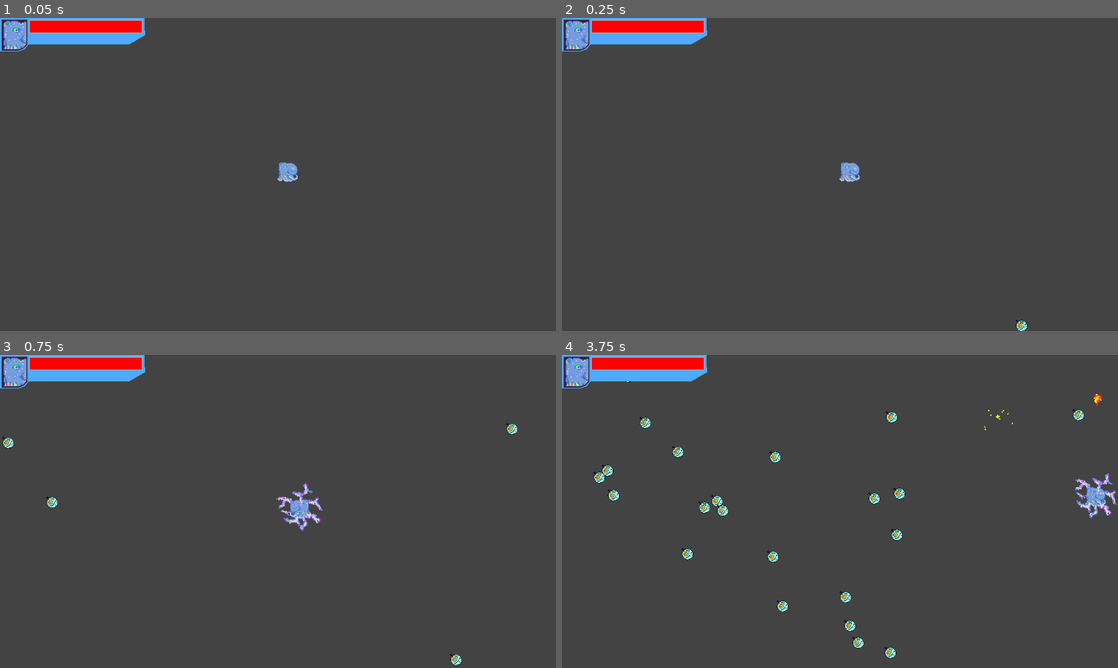
Above: before the commit, frames 1-4 (two rows, left to right).
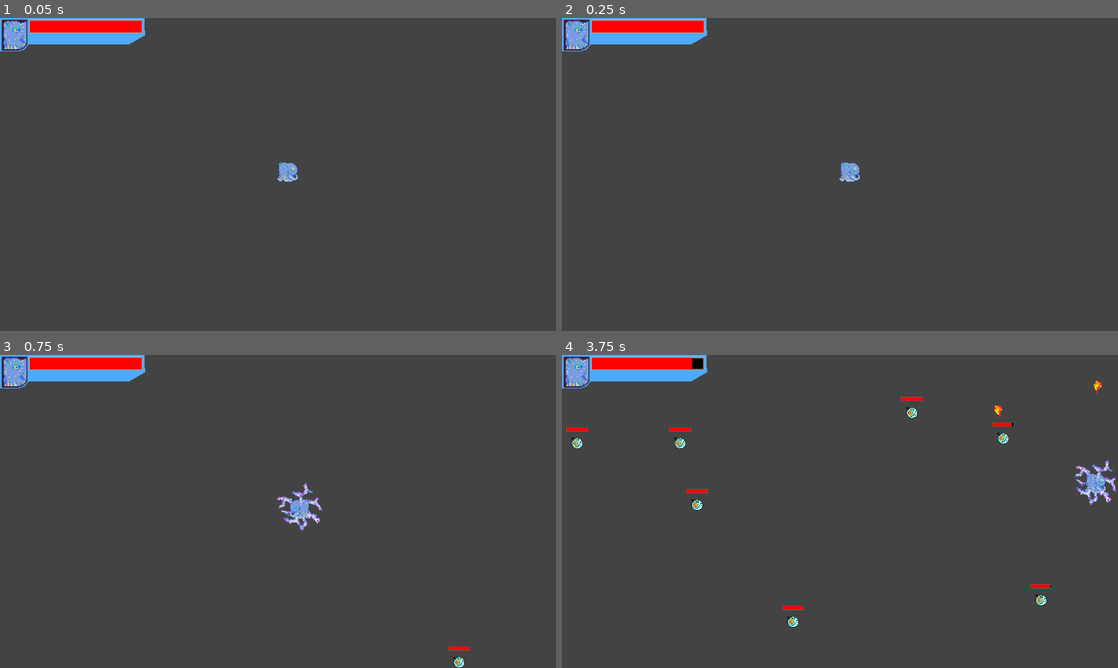
Above: after the commit, the same moments.

Repository: Igonorant/perfect-form
Game: Godot game, scene res://arenas/arena.tscn
The game is run twice, just before and just after one commit, with the same random seed, the same clock (stepped at 60 frames per second) and the same inputs.
Inputs:
- Up to frame 1 (0.05 s): no input
- Up to frame 2 (0.25 s): no input
- Up to frame 3 (0.75 s): hold Right (move_right) from 0.53 s (still down); tap E (atk_e) at 0.6 s
- Up to frame 4 (3.75 s): release Right (move_right) at 1.28 s; hold Down (move_down) 1.28-2.03 s; tap one key every 0.75 s from 1.35 s: Q (atk_q) R (atk_r) W (atk_w) E (atk_e); hold Right (move_right) 2.03-2.78 s; hold Up (move_up) 2.78-3.53 s; hold Left (move_left) from 3.53 s (still down)

Frame 1 is identical in both runs. In frame 2, less than 0.1% of the frame differs, in the area x 81-84%, y 96-100%; in frame 3, 0.3%; in frame 4, 2.9%, in the area x 0-100%, y 0-97%.

Commit message:
Improved collision layers!

Diff:
--- a/arenas/arena.gd
+++ b/arenas/arena.gd
@@ -12,7 +12,6 @@
 
     # Making enemy follow the player
     enemy.set_target(player)
-    enemy.get_hurt_box().connect_damage_handler(_handle_hurt)
 
     # Ensure a minimum distance of ~450 pixels from the player
     var distance_from_player_squared = pow(450, 2.0)
@@ -23,7 +22,3 @@
 
     # Spawn the enemy
     add_child(enemy)
-
-func _handle_hurt(body: Node2D, damage: float):
-    if (body == player):
-        player.take_damage(damage)
--- a/arenas/arena.tscn
+++ b/arenas/arena.tscn
@@ -19,6 +19,7 @@
 script = ExtResource("1_erld0")
 
 [node name="Border" type="StaticBody2D" parent="."]
+collision_mask = 7
 
 [node name="Top" type="CollisionShape2D" parent="Border"]
 shape = SubResource("WorldBoundaryShape2D_ubfh8")
@@ -38,7 +39,7 @@
 position = Vector2(662, 353)
 
 [node name="SpawnEnemyTimer" type="Timer" parent="."]
-wait_time = 0.15
+wait_time = 0.5
 autostart = true
 
 [node name="PlayerHUD" parent="." node_paths=PackedStringArray("player") instance=ExtResource("3_epw2v")]
--- a/characters/enemy.gd
+++ b/characters/enemy.gd
@@ -1,20 +1,23 @@
 class_name Enemy
 extends CharacterBody2D
 
-@onready var c_velocity: VelocityComponent = $VelocityComponent
+@onready var _velocity: VelocityComponent = %VelocityComponent
+@onready var _health: HealthComponent = %HealthComponent
 
-var m_target: Node2D
+var _target: Node2D
 
 func _ready() -> void:
     pass
 
 func _physics_process(_delta: float) -> void:
-    c_velocity.set_acceleration_direction(m_target.global_position - global_position)
-    velocity = c_velocity.get_velocity()
+    _velocity.set_acceleration_direction(_target.global_position - global_position)
+    velocity = _velocity.get_velocity()
     move_and_slide()
 
 func set_target(target: Node2D) -> void:
-    m_target = target
+    _target = target
 
-func get_hurt_box() -> HurtBoxComponent:
-    return $HurtBoxComponent
+func take_damage(damage: float) -> void:
+    _health.deal_damage(damage)
+    if (_health.is_depleted()):
+        queue_free()
--- a/characters/enemy.tscn
+++ b/characters/enemy.tscn
@@ -1,9 +1,10 @@
-[gd_scene load_steps=7 format=3 uid="uid://dpg3ryjkfw4dx"]
+[gd_scene load_steps=8 format=3 uid="uid://dpg3ryjkfw4dx"]
 
 [ext_resource type="Script" uid="uid://bwscga8f2qkix" path="res://characters/enemy.gd" id="1_1ohc2"]
 [ext_resource type="Texture2D" uid="uid://ta6vh22jk3wy" path="res://assets/placeholder_enemy.png" id="2_1ohc2"]
 [ext_resource type="PackedScene" uid="uid://dahnogck2kxfx" path="res://components/velocity/velocity_component.tscn" id="2_nhupr"]
 [ext_resource type="PackedScene" uid="uid://c2xqegxfit86j" path="res://components/hurt_box/hurt_box_component.tscn" id="4_ggbst"]
+[ext_resource type="PackedScene" uid="uid://b6o5k202plrx7" path="res://components/health/health_component.tscn" id="4_toq4n"]
 
 [sub_resource type="CircleShape2D" id="CircleShape2D_nhupr"]
 radius = 12.1655
@@ -12,6 +13,8 @@
 radius = 13.1529
 
 [node name="Enemy" type="CharacterBody2D" groups=["enemies"]]
+collision_layer = 4
+collision_mask = 7
 script = ExtResource("1_1ohc2")
 metadata/_edit_group_ = true
 
@@ -23,11 +26,17 @@
 shape = SubResource("CircleShape2D_nhupr")
 
 [node name="VelocityComponent" parent="." instance=ExtResource("2_nhupr")]
+unique_name_in_owner = true
 speed_limit = 100.0
 acceleration_time = 1.0
 deceleration_time = 3.0
 
+[node name="HealthComponent" parent="." instance=ExtResource("4_toq4n")]
+unique_name_in_owner = true
+
 [node name="HurtBoxComponent" parent="." instance=ExtResource("4_ggbst")]
+collision_layer = 16
+collision_mask = 2
 damage = 10.0
 
 [node name="CollisionShape2D" type="CollisionShape2D" parent="HurtBoxComponent"]
--- a/characters/player.tscn
+++ b/characters/player.tscn
@@ -13,6 +13,8 @@
 blend_mode = 1
 
 [node name="Player" type="CharacterBody2D"]
+collision_layer = 2
+collision_mask = 21
 motion_mode = 1
 script = ExtResource("1_onrkg")
 metadata/_edit_group_ = true
--- a/components/health/health_component.gd
+++ b/components/health/health_component.gd
@@ -31,7 +31,7 @@
         _health_bar.set_position(_get_health_bar_position())
 
 func _get_health_bar_position() -> Vector2:
-    return _parent.get_global_position() + Vector2(-24, -48)
+    return _parent.get_global_position() + Vector2(-24, -36)
 
 func deal_damage(damage: float) -> void:
     _current_health -= damage
@@ -50,3 +50,6 @@
 
 func get_percentage_health() -> float:
     return _current_health / max_health
+
+func is_depleted() -> bool:
+    return _current_health <= 0.0
--- a/components/health/health_component.tscn
+++ b/components/health/health_component.tscn
@@ -22,17 +22,8 @@
 
 [node name="HealthBar" type="ProgressBar" parent="."]
 unique_name_in_owner = true
-anchors_preset = 8
-anchor_left = 0.5
-anchor_top = 0.5
-anchor_right = 0.5
-anchor_bottom = 0.5
-offset_left = -24.0
-offset_top = -2.0
-offset_right = 24.0
+offset_right = 48.0
 offset_bottom = 2.0
-grow_horizontal = 2
-grow_vertical = 2
 theme_override_styles/background = SubResource("StyleBoxFlat_npdka")
 theme_override_styles/fill = SubResource("StyleBoxFlat_02umq")
 show_percentage = false
--- a/components/hurt_box/hurt_box_component.gd
+++ b/components/hurt_box/hurt_box_component.gd
@@ -3,10 +3,6 @@
 
 @export var damage: float = 0.0
 
-signal hurt_body(body: Node2D, damage: float)
-
 func _on_body_entered(body: Node2D) -> void:
-    hurt_body.emit(body, damage)
-
-func connect_damage_handler(handler) -> void:
-    hurt_body.connect(handler)
+    if body.has_method("take_damage"):
+        body.take_damage(damage)
--- a/project.godot
+++ b/project.godot
@@ -73,6 +73,14 @@
 ]
 }
 
+[layer_names]
+
+2d_physics/layer_1="Environment"
+2d_physics/layer_2="Player"
+2d_physics/layer_3="Enemy"
+2d_physics/layer_4="FriendlyEffect"
+2d_physics/layer_5="UnfriendlyEffect"
+
 [rendering]
 
 textures/canvas_textures/default_texture_filter=0
--- a/test_stuff/projectile.tscn
+++ b/test_stuff/projectile.tscn
@@ -1,8 +1,7 @@
-[gd_scene load_steps=9 format=3 uid="uid://ctbnto7f4ovr7"]
+[gd_scene load_steps=7 format=3 uid="uid://ctbnto7f4ovr7"]
 
 [ext_resource type="Script" uid="uid://q5868nlellyn" path="res://test_stuff/projectile.gd" id="1_dgwo2"]
 [ext_resource type="Texture2D" uid="uid://jm4emo7kt814" path="res://assets/poderzin.png" id="1_qxf0c"]
-[ext_resource type="PackedScene" uid="uid://8vfq3sh7p24k" path="res://effects/shaking_lightning_effect.tscn" id="2_7c74f"]
 [ext_resource type="Script" uid="uid://djmqb2cpcmfek" path="res://components/velocity/velocity_component.gd" id="2_dgwo2"]
 [ext_resource type="PackedScene" uid="uid://c2xqegxfit86j" path="res://components/hurt_box/hurt_box_component.tscn" id="4_4mxer"]
 
@@ -12,9 +11,9 @@
 [sub_resource type="CircleShape2D" id="CircleShape2D_4mxer"]
 radius = 23.0054
 
-[sub_resource type="GDScript" id="GDScript_7c74f"]
-
 [node name="Projectile" type="Area2D"]
+collision_layer = 0
+collision_mask = 0
 script = ExtResource("1_dgwo2")
 metadata/_edit_group_ = true
 
@@ -34,14 +33,13 @@
 autostart = true
 
 [node name="HurtBoxComponent" parent="." instance=ExtResource("4_4mxer")]
+collision_layer = 8
+collision_mask = 4
+damage = 20.0
 
 [node name="CollisionShape2D" type="CollisionShape2D" parent="HurtBoxComponent"]
 position = Vector2(0, 0.5)
 shape = SubResource("CircleShape2D_4mxer")
 debug_color = Color(1, 0, 0, 0.392157)
 
-[node name="ShakingLightningEffect" parent="." instance=ExtResource("2_7c74f")]
-script = SubResource("GDScript_7c74f")
-
 [connection signal="timeout" from="Life" to="." method="_on_life_timeout"]
-[connection signal="hurt_body" from="HurtBoxComponent" to="." method="_on_hurt_box_component_hurt_body"]
--- a/test_stuff/projectile_burst.tscn
+++ b/test_stuff/projectile_burst.tscn
@@ -196,6 +196,8 @@
 }]
 
 [node name="ProjectileBurst" type="Area2D"]
+collision_layer = 0
+collision_mask = 0
 script = ExtResource("1_8vnhb")
 metadata/_edit_group_ = true
 
@@ -213,6 +215,9 @@
 autostart = true
 
 [node name="HurtBoxComponent" parent="." instance=ExtResource("4_fse1d")]
+collision_layer = 8
+collision_mask = 4
+damage = 10.0
 
 [node name="CollisionShape2D" type="CollisionShape2D" parent="HurtBoxComponent"]
 position = Vector2(0, 0.5)
@@ -226,4 +231,3 @@
 animation = &"start"
 
 [connection signal="timeout" from="Life" to="." method="_on_life_timeout"]
-[connection signal="hurt_body" from="HurtBoxComponent" to="." method="_on_hurt_box_component_hurt_body"]
--- a/test_stuff/projectile_zap.tscn
+++ b/test_stuff/projectile_zap.tscn
@@ -42,6 +42,8 @@
 radius = 4.5
 
 [node name="ProjectileZap" type="Area2D"]
+collision_layer = 0
+collision_mask = 0
 script = ExtResource("1_qqbiv")
 max_variation = 1.0
 metadata/_edit_group_ = true
@@ -64,6 +66,9 @@
 autostart = true
 
 [node name="HurtBoxComponent" parent="." instance=ExtResource("4_sls52")]
+collision_layer = 8
+collision_mask = 4
+damage = 5.0
 
 [node name="CollisionShape2D" type="CollisionShape2D" parent="HurtBoxComponent"]
 position = Vector2(0, 0.5)
@@ -76,5 +81,4 @@
 autostart = true
 
 [connection signal="timeout" from="Life" to="." method="_on_life_timeout"]
-[connection signal="hurt_body" from="HurtBoxComponent" to="." method="_on_hurt_box_component_hurt_body"]
 [connection signal="timeout" from="ChangeDirectionTimer" to="." method="_on_change_direction_timer_timeout"]
--- a/test_stuff/shockwave.gd
+++ b/test_stuff/shockwave.gd
@@ -19,7 +19,3 @@
 
 func _on_life_timeout() -> void:
     queue_free()
-
-func _on_hurt_box_component_hurt_body(body: Node2D, _damage: float) -> void:
-    if (body.is_in_group("enemies")):
-        body.queue_free()
--- a/test_stuff/shockwave.tscn
+++ b/test_stuff/shockwave.tscn
@@ -18,6 +18,9 @@
 autostart = true
 
 [node name="HurtBoxComponent" parent="." instance=ExtResource("4_bm2hk")]
+collision_layer = 8
+collision_mask = 4
+damage = 50.0
 
 [node name="CollisionShape2D" type="CollisionShape2D" parent="HurtBoxComponent"]
 position = Vector2(0, 0.5)
@@ -29,4 +32,3 @@
 script = SubResource("GDScript_7c74f")
 
 [connection signal="timeout" from="Life" to="." method="_on_life_timeout"]
-[connection signal="hurt_body" from="HurtBoxComponent" to="." method="_on_hurt_box_component_hurt_body"]
